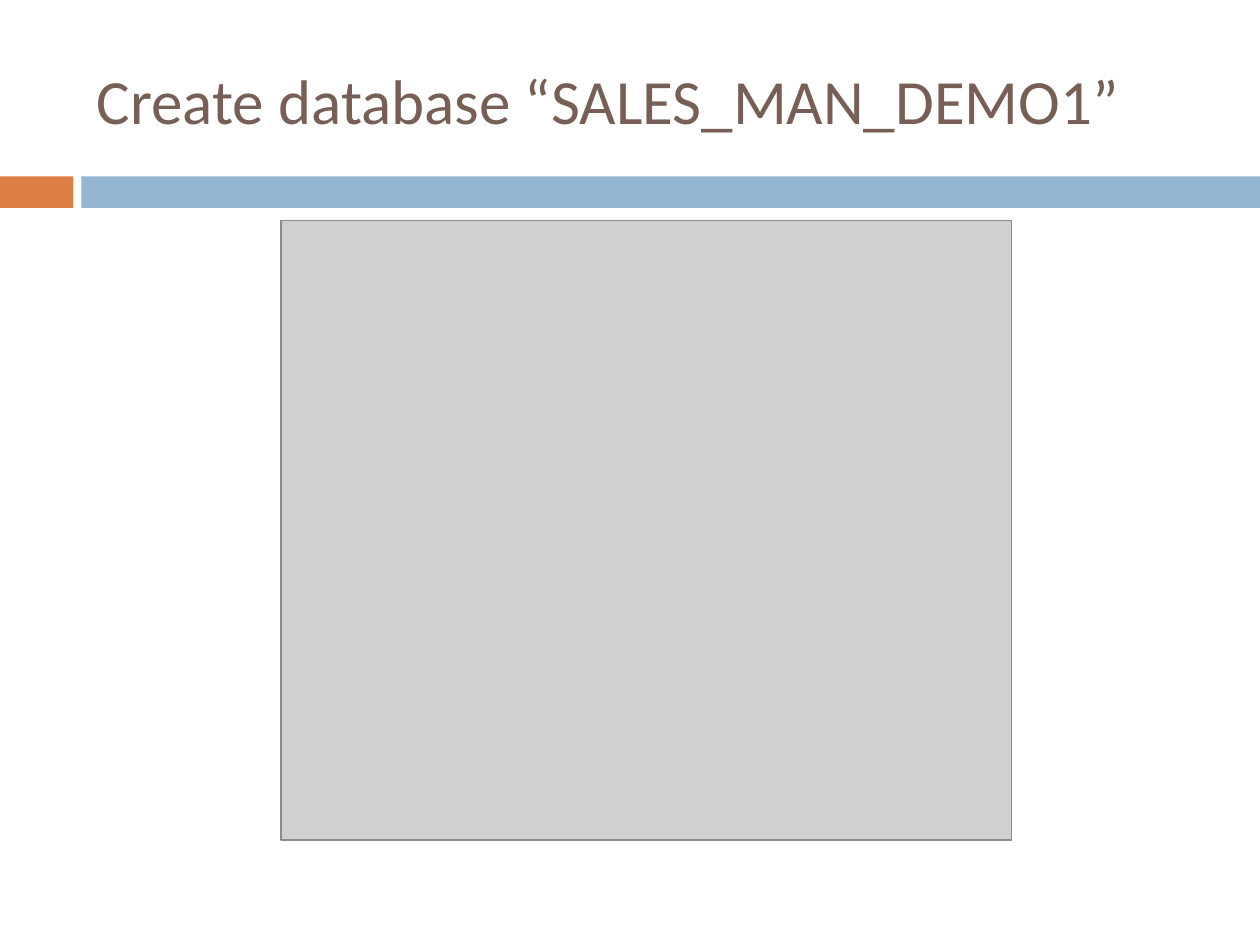
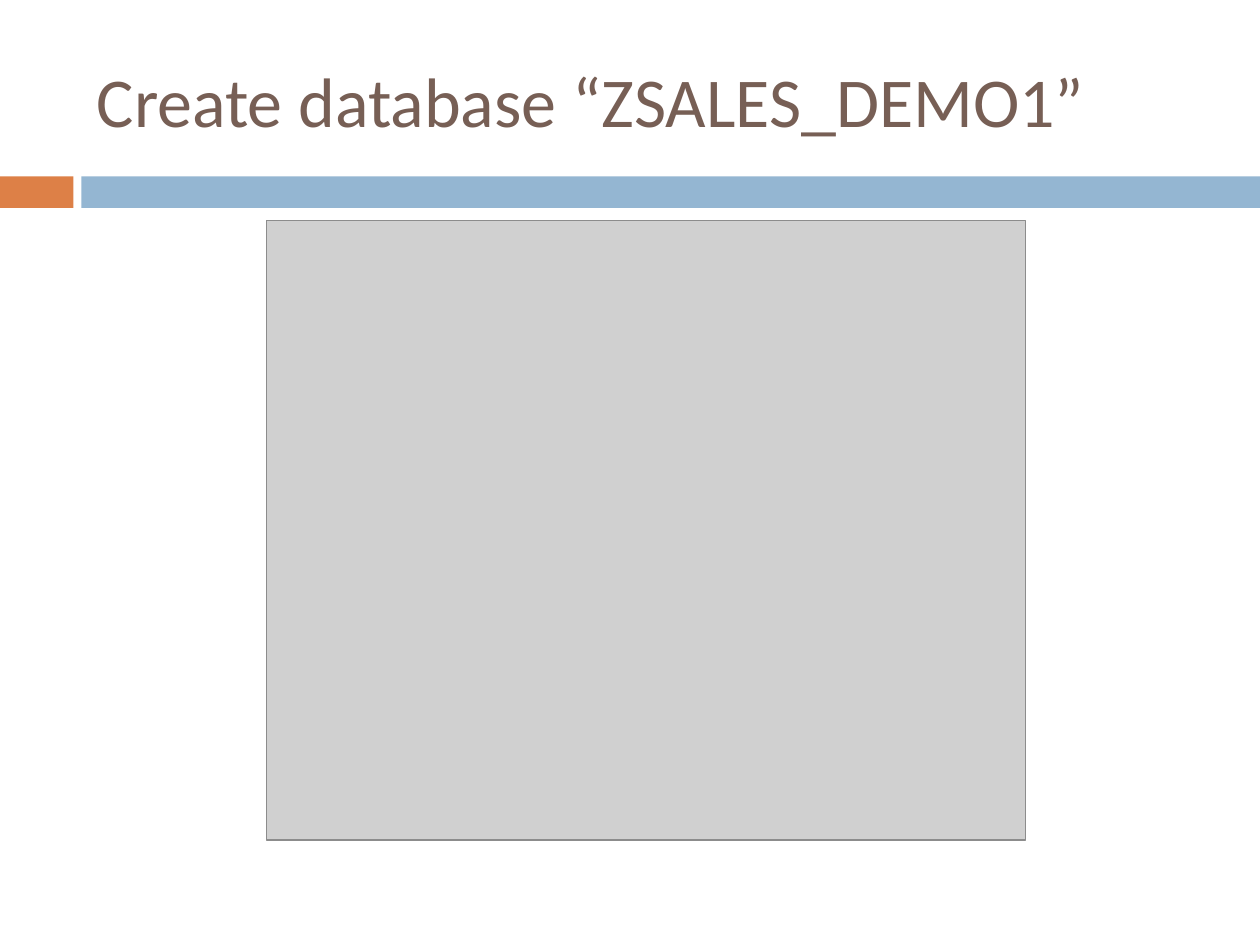
Before and after one commit to mparab01/SAP_HANA, a slide deck: slide 3 of 04. Extract the data through ECC system.pptx. Drawn at 1260x945 pixels with LibreOffice and Linux fonts; fonts in the diff are those of the drawing; grey boxes stand for pictures. Boxes give left, top, right and bottom in pixels: in the first picture for what was removed or moved away, otherwise in the second. Text is boxed around its words. In the diff, an @@ line names an element or a change of style, - is before the commit and + after.

Commit message:
Updated PPT

```diff
--- a/04. Extract the data through ECC system.pptx
+++ b/04. Extract the data through ECC system.pptx
@@ title at <box>97,77,1084,137</box>: text changed; size 36 to 40 pt @@
-Create database “SALES_MAN_DEMO1”
+Create database “ZSALES_DEMO1”
@@ picture: place and size @@
-picture at <box>281,220,1012,840</box>
+picture at <box>267,220,1026,840</box>
```
Also in this commit, not shown: 19 slides added, 4 other files.
